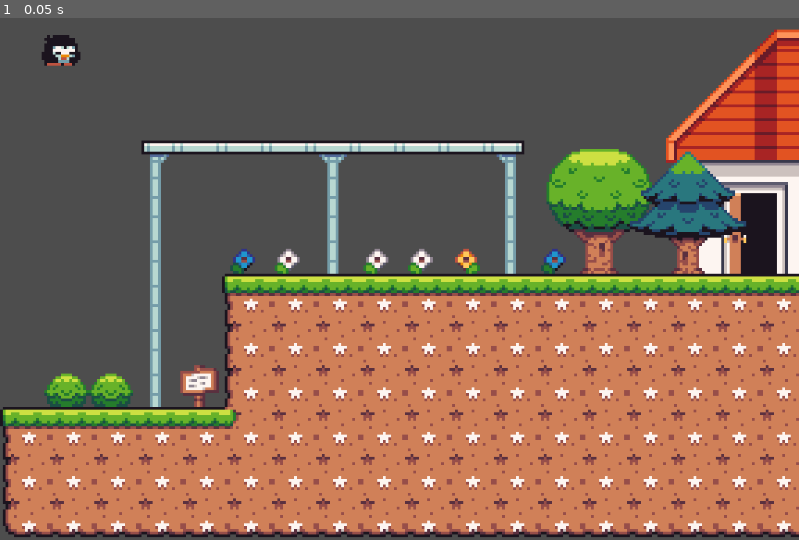
Above: before the commit, frame 1.
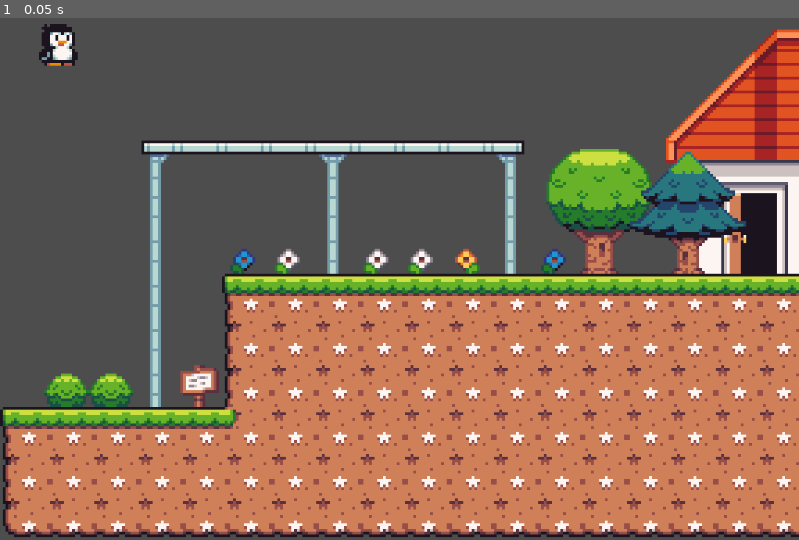
Above: after the commit, the same moment.

Repository: len-on/primeiro-projeto
Game: Godot game, scene res://scene/game.tscn
Same seed, same stepped clock (60 frames per second), same inputs: the game is played once before the commit and once after it.
Inputs:
- Up to frame 1 (0.05 s): no input

The runs differ from the first frame. In frame 1, 0.2% of the frame differs, in the area x 4-11%, y 1-10%.

Commit message:
feat: Collision modification via code when crouching.

Diff:
--- a/entities/player.tscn
+++ b/entities/player.tscn
@@ -6,8 +6,8 @@
 [ext_resource type="Texture2D" uid="uid://dmevpmam52dxm" path="res://sprites/1 - Penguin/Jump (16 x 16).png" id="3_rfe5m"]
 
 [sub_resource type="CapsuleShape2D" id="CapsuleShape2D_b0kkn"]
-radius = 7.0
-height = 16.0
+radius = 6.0
+height = 15.0
 
 [sub_resource type="AtlasTexture" id="AtlasTexture_e4p34"]
 atlas = ExtResource("2_b0kkn")
@@ -63,7 +63,7 @@
 "duration": 1.0,
 "texture": ExtResource("1_rfe5m")
 }],
-"loop": true,
+"loop": false,
 "name": &"duck",
 "speed": 5.0
 }, {
@@ -125,8 +125,10 @@
 collision_mask = 9
 
 [node name="CollisionShape2D" type="CollisionShape2D" parent="."]
+z_index = 1
+position = Vector2(0, 0.5)
 shape = SubResource("CapsuleShape2D_b0kkn")
 
 [node name="AnimatedSprite2D" type="AnimatedSprite2D" parent="."]
 sprite_frames = SubResource("SpriteFrames_i623q")
-animation = &"duck"
+animation = &"idle"
--- a/scripts/player.gd
+++ b/scripts/player.gd
@@ -8,10 +8,12 @@
 }
 
 @onready var anim: AnimatedSprite2D = $AnimatedSprite2D
+@onready var collision_shape: CollisionShape2D = $CollisionShape2D
 
 const SPEED = 80.0
 const JUMP_VELOCITY = -300.0
 
+var direction = 0
 var status: PlayerState
 
 func _ready() -> void:
@@ -52,6 +54,14 @@
 func go_to_duck_state():
 	status = PlayerState.duck
 	anim.play("duck")
+	collision_shape.shape.radius = 5
+	collision_shape.shape.height = 11
+	collision_shape.position.y = 2.5
+
+func exit_from_duck_state():
+	collision_shape.shape.radius = 6
+	collision_shape.shape.height = 15
+	collision_shape.position.y = 0.5
 
 
 func idle_state():
@@ -88,17 +98,24 @@
 		return
 
 func duck_state():
+	update_direction()
 	if Input.is_action_just_released("ui_down"):
+		exit_from_duck_state()
 		go_to_idle_state()
 		return
 
 func move():
-	var direction := Input.get_axis("ui_left", "ui_right")
+	update_direction()
+
 	if direction:
 		velocity.x = direction * SPEED
 	else:
 		velocity.x = move_toward(velocity.x, 0, SPEED)
 
+
+func update_direction():
+	direction = Input.get_axis("ui_left", "ui_right")
+
 	if direction < 0:
 		anim.flip_h = true
 	elif direction > 0:
